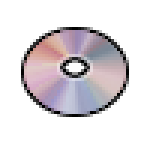
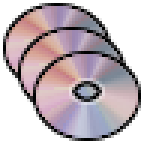
The second (144, 144) image is a revision of the first. Changes to its layers:
painted on "Background" over [21, 27, 141, 141]
added layer "Background copy#3" above "Background copy#4" over [18, 27, 126, 117]
added layer "Background copy#4" over [3, 3, 111, 93]
